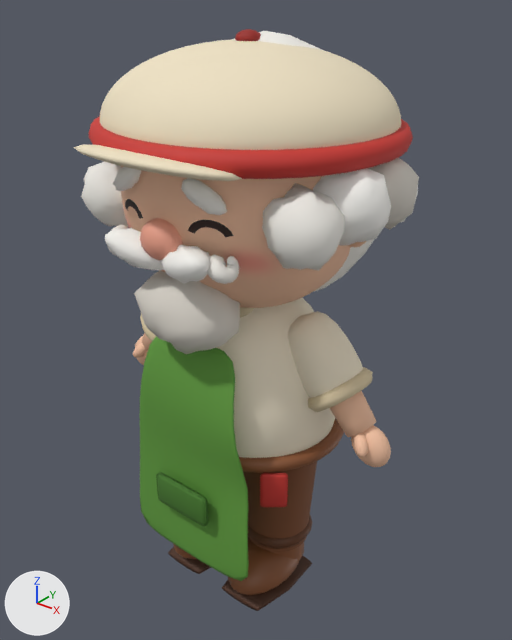
One commit to the glTF model assets/models/npc_ben_merchant_v02.glb: the scene before it, then after it.
One viewpoint serves both versions: a 50 mm lens placed at (0.92, -1.118, 1.389), pointed at (0.034, -0.01, 0.702). Arrows for +X, +Y and +Z are at lower left; the lights stay in place. The older version comes first. Vertices at exactly the same position are counted once.

Script lines for the objects in view, before the commit:
```python
me_npc_ben_merchant_v02 = bpy.data.meshes.new('npc_ben_merchant_v02')
me_npc_ben_merchant_v02.from_pydata(...)  # 11084 vertices, 21608 faces; spans x -0.382..0.382, y -0.343..0.319, z 0.002..1.298
# faces by material slot: [20664, 944]
me_npc_ben_merchant_v02.materials.append(mat_npc_ben_merchant_v02_body)
me_npc_ben_merchant_v02.materials.append(mat_npc_ben_merchant_v02_face)  # picture img_npc_ben_merchant_v02_face_happy
ob_npc_ben_merchant_v02 = bpy.data.objects.new('npc_ben_merchant_v02', me_npc_ben_merchant_v02)
ob_npc_ben_merchant_v02.location = (0.0, 0.0, 0.0)
```
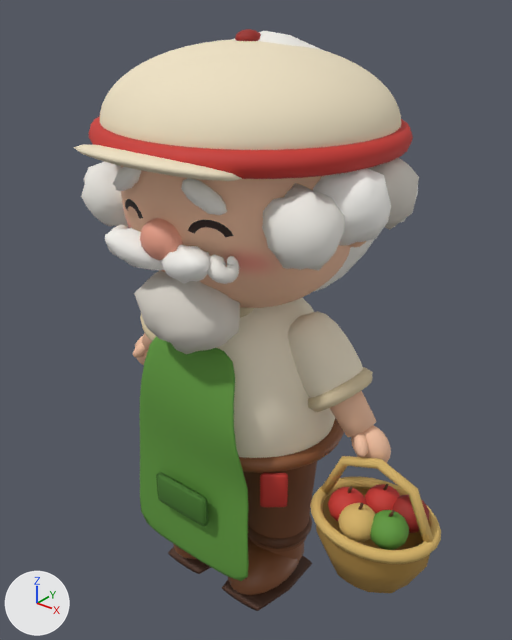
Location of each change, (x1, y1, x2, y2) in pixels of the pictures (512 x 640 px):
'npc_ben_merchant_v02', reshaped (6% wider): before (74, 29, 419, 611); after (74, 29, 441, 611)
part 1 of me_npc_ben_merchant_v02, added (red): after (328, 487, 367, 521)
part 2 of me_npc_ben_merchant_v02, added (green): after (370, 510, 409, 550)
part 3 of me_npc_ben_merchant_v02, added (red): after (365, 484, 400, 514)
part 4 of me_npc_ben_merchant_v02, added (orange): after (338, 503, 376, 542)
part 5 of me_npc_ben_merchant_v02, added (red): after (392, 495, 429, 533)
part 6 of me_npc_ben_merchant_v02, added (orange): after (310, 477, 441, 564)
part 7 of me_npc_ben_merchant_v02, added (brown): after (316, 489, 430, 593)
part 8 of me_npc_ben_merchant_v02, added (orange): after (321, 456, 433, 542)
part 9 of me_npc_ben_merchant_v02, added: after (347, 484, 395, 517)

The change, as a list of edits to the scene's bpy script:
```text
Change me_npc_ben_merchant_v02:
    used by ob_npc_ben_merchant_v02; location = (0.0, 0.0, 0.0)
    remove me_npc_ben_merchant_v02.from_pydata(...)  # 11084 vertices, 21608 faces; spans x -0.382..0.382, y -0.343..0.319, z 0.002..1.298
    add me_npc_ben_merchant_v02.from_pydata(...)  # 11851 vertices, 23074 faces; spans x -0.382..0.524, y -0.343..0.319, z 0.002..1.298
    me_npc_ben_merchant_v02 part 1: a new loose piece, a UV sphere (12 segments, 8 rings, poles along z) spanning x 0.283..0.367, y -0.102..-0.018, z 0.33..0.406, in mat_npc_ben_merchant_v02_body
    me_npc_ben_merchant_v02 part 2: a new loose piece, a UV sphere (12 segments, 8 rings, poles along z) spanning x 0.388..0.472, y -0.112..-0.028, z 0.33..0.406, in mat_npc_ben_merchant_v02_body
    me_npc_ben_merchant_v02 part 3: a new loose piece, a UV sphere (12 segments, 8 rings, poles along z) spanning x 0.338..0.422, y -0.047..0.037, z 0.33..0.406, in mat_npc_ben_merchant_v02_body
    me_npc_ben_merchant_v02 part 4: a new loose piece, a UV sphere (12 segments, 8 rings, poles along z) spanning x 0.328..0.412, y -0.132..-0.048, z 0.33..0.406, in mat_npc_ben_merchant_v02_body
    me_npc_ben_merchant_v02 part 5: a new loose piece, a UV sphere (12 segments, 8 rings, poles along z) spanning x 0.398..0.482, y -0.042..0.042, z 0.33..0.406, in mat_npc_ben_merchant_v02_body
    me_npc_ben_merchant_v02 part 6: a new loose piece of 168 vertices spanning x 0.236..0.524, y -0.156..0.076, z 0.34..0.365, in mat_npc_ben_merchant_v02_body
    me_npc_ben_merchant_v02 part 7: a new loose piece of 67 vertices spanning x 0.246..0.514, y -0.143..0.063, z 0.199..0.353, in mat_npc_ben_merchant_v02_body
    me_npc_ben_merchant_v02 part 8: a new loose piece of 42 vertices spanning x 0.242..0.518, y -0.051..-0.029, z 0.348..0.504, in mat_npc_ben_merchant_v02_body
    me_npc_ben_merchant_v02 part 9
    15 vertices are added at x 0.322..0.446, y -0.092..0.002, z 0.401..0.421
    10 new vertices lie (0.007, 0.0, 0.02) away from vertices in x 0.322..0.437, y -0.092..0.002, z 0.401
    5 new vertices lie (0.004, 0.002, -0.001) away from vertices in x 0.322..0.437, y -0.088..0.002, z 0.401
    5 new vertices lie (0.003, -0.004, -0.001) away from vertices in x 0.326..0.441, y -0.086..0.004, z 0.4
    5 new vertices lie (-0.003, -0.004, 0.001) away from vertices in x 0.329..0.444, y -0.09..0.0, z 0.399
    5 new vertices lie (0.005, 0.0, 0.021) away from vertices in x 0.329..0.444, y -0.09..0.0, z 0.399
    5 new vertices lie (0.003, 0.003, 0.021) away from vertices in x 0.329..0.444, y -0.09..0.0, z 0.399
    5 new vertices lie (0.01, -0.001, 0.019) away from vertices in x 0.322..0.437, y -0.092..-0.002, z 0.401
    5 new vertices lie (-0.004, 0.0, 0.001) away from vertices in x 0.329..0.444, y -0.09..0.0, z 0.399
    100 new faces join them, mat_npc_ben_merchant_v02_body
```
